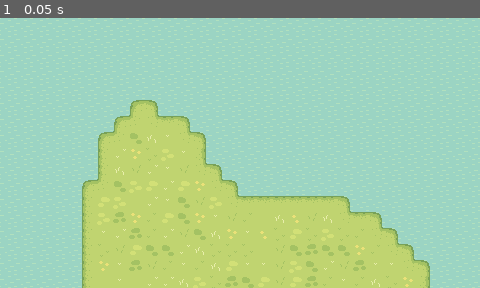
Above: before the commit, frame 1.
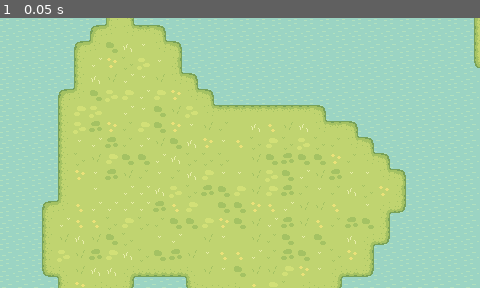
Above: after the commit, the same moment.

Repository: matejstastny/perennial
Game: Godot game, scene res://scenes/main_level.tscn
Same seed, same stepped clock (60 frames per second), same inputs: the game is played once before the commit and once after it.
Inputs:
- Up to frame 1 (0.05 s): no input

The runs differ from the first frame. In frame 1, 34% of the frame differs, in the area x 8-100%, y 0-100%.

Commit message:
Merge conflict resolution: keep PauseMenu node_paths and add Camera node
Co-Authored-By: Claude Sonnet 4.6 <noreply@anthropic.com>

Diff:
--- a/project.godot
+++ b/project.godot
@@ -19,7 +19,8 @@
 
 window/size/viewport_width=480
 window/size/viewport_height=270
-window/stretch/mode="canvas_items"
+window/size/mode=2
+window/stretch/mode="viewport"
 
 [input]
 
@@ -28,6 +29,40 @@
 "events": [Object(InputEventKey,"resource_local_to_scene":false,"resource_name":"","device":-1,"window_id":0,"alt_press …(195 unchanged characters)…
 ]
 }
+right={
+"deadzone": 0.2,
+"events": [Object(InputEventKey,"resource_local_to_scene":false,"resource_name":"","device":-1,"window_id":0,"alt_pressed":false,"shift_pressed":false,"ctrl_pressed":false,"meta_pressed":false,"pressed":false,"keycode":0,"physical_keycode":68,"key_label":0,"unicode":100,"location":0,"echo":false,"script":null)
+, Object(InputEventKey,"resource_local_to_scene":false,"resource_name":"","device":-1,"window_id":0,"alt_pressed":false,"shift_pressed":false,"ctrl_pressed":false,"meta_pressed":false,"pressed":false,"keycode":0,"physical_keycode":4194321,"key_label":0,"unicode":0,"location":0,"echo":false,"script":null)
+]
+}
+left={
+"deadzone": 0.2,
+"events": [Object(InputEventKey,"resource_local_to_scene":false,"resource_name":"","device":-1,"window_id":0,"alt_pressed":false,"shift_pressed":false,"ctrl_pressed":false,"meta_pressed":false,"pressed":false,"keycode":0,"physical_keycode":65,"key_label":0,"unicode":97,"location":0,"echo":false,"script":null)
+, Object(InputEventKey,"resource_local_to_scene":false,"resource_name":"","device":-1,"window_id":0,"alt_pressed":false,"shift_pressed":false,"ctrl_pressed":false,"meta_pressed":false,"pressed":false,"keycode":0,"physical_keycode":4194319,"key_label":0,"unicode":0,"location":0,"echo":false,"script":null)
+]
+}
+up={
+"deadzone": 0.2,
+"events": [Object(InputEventKey,"resource_local_to_scene":false,"resource_name":"","device":-1,"window_id":0,"alt_pressed":false,"shift_pressed":false,"ctrl_pressed":false,"meta_pressed":false,"pressed":false,"keycode":0,"physical_keycode":87,"key_label":0,"unicode":119,"location":0,"echo":false,"script":null)
+, Object(InputEventKey,"resource_local_to_scene":false,"resource_name":"","device":-1,"window_id":0,"alt_pressed":false,"shift_pressed":false,"ctrl_pressed":false,"meta_pressed":false,"pressed":false,"keycode":0,"physical_keycode":4194320,"key_label":0,"unicode":0,"location":0,"echo":false,"script":null)
+]
+}
+down={
+"deadzone": 0.2,
+"events": [Object(InputEventKey,"resource_local_to_scene":false,"resource_name":"","device":-1,"window_id":0,"alt_pressed":false,"shift_pressed":false,"ctrl_pressed":false,"meta_pressed":false,"pressed":false,"keycode":0,"physical_keycode":4194322,"key_label":0,"unicode":0,"location":0,"echo":false,"script":null)
+, Object(InputEventKey,"resource_local_to_scene":false,"resource_name":"","device":-1,"window_id":0,"alt_pressed":false,"shift_pressed":false,"ctrl_pressed":false,"meta_pressed":false,"pressed":false,"keycode":0,"physical_keycode":83,"key_label":0,"unicode":115,"location":0,"echo":false,"script":null)
+]
+}
+zoom_in={
+"deadzone": 0.2,
+"events": [Object(InputEventMouseButton,"resource_local_to_scene":false,"resource_name":"","device":-1,"window_id":0,"alt_pressed":false,"shift_pressed":false,"ctrl_pressed":false,"meta_pressed":false,"button_mask":0,"position":Vector2(0, 0),"global_position":Vector2(0, 0),"factor":1.0,"button_index":4,"canceled":false,"pressed":false,"double_click":false,"script":null)
+]
+}
+zoom_out={
+"deadzone": 0.2,
+"events": [Object(InputEventMouseButton,"resource_local_to_scene":false,"resource_name":"","device":-1,"window_id":0,"alt_pressed":false,"shift_pressed":false,"ctrl_pressed":false,"meta_pressed":false,"button_mask":0,"position":Vector2(0, 0),"global_position":Vector2(0, 0),"factor":1.0,"button_index":5,"canceled":false,"pressed":false,"double_click":false,"script":null)
+]
+}
 
 [rendering]
 
--- a/scenes/main_level.tscn
+++ b/scenes/main_level.tscn
@@ -5,6 +5,7 @@
 [ext_resource type="Texture2D" uid="uid://cev10ybq1k8o5" path="res://assets/sprout_lands/tilesets/Grass.png" id="1_v3uhd"]
 [ext_resource type="Texture2D" uid="uid://crssywa1m4w0h" path="res://assets/sprout_lands/tilesets/Hills.png" id="3_6we3w"]
 [ext_resource type="PackedScene" uid="uid://hhlpawcc1h26" path="res://scenes/pause_menu.tscn" id="5_bq26l"]
+[ext_resource type="Script" uid="uid://cdd2k25b0igbv" path="res://scripts/camera.gd" id="6_cam01"]
 
 [sub_resource type="TileSetAtlasSource" id="TileSetAtlasSource_6we3w"]
 texture = ExtResource("1_ufxs0")
@@ -1178,3 +1179,11 @@
 [node name="PauseMenu" parent="." unique_id=1461559384 node_paths=PackedStringArray("main") instance=ExtResource("5_bq26l")]
 visible = false
 main = NodePath("..")
+
+[node name="Camera" type="Camera2D" parent="." unique_id=1748834403]
+position = Vector2(264, 226)
+limit_left = 0
+limit_top = 0
+limit_right = 1680
+limit_bottom = 1070
+script = ExtResource("6_cam01")
--- a/scripts/main_level.gd
+++ b/scripts/main_level.gd
@@ -1,6 +1,7 @@
 extends Node2D
 
 @onready var pause_menu = $PauseMenu
+
 var paused = false
 
 # Called every frame. 'delta' is the elapsed time since the previous frame.
